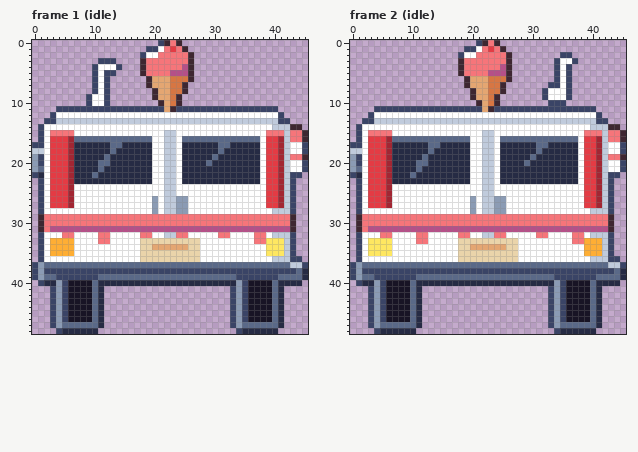
Two states of a pixel-art file, art/depths/ice-cream-truck@81.aseprite. Above, as it was before the edit.
46x49 pixels, 6 frames. Shown: frame 1 (idle), frame 2 (idle). The commit also changed other frames, which this record leaves out.
The same view after the edit:
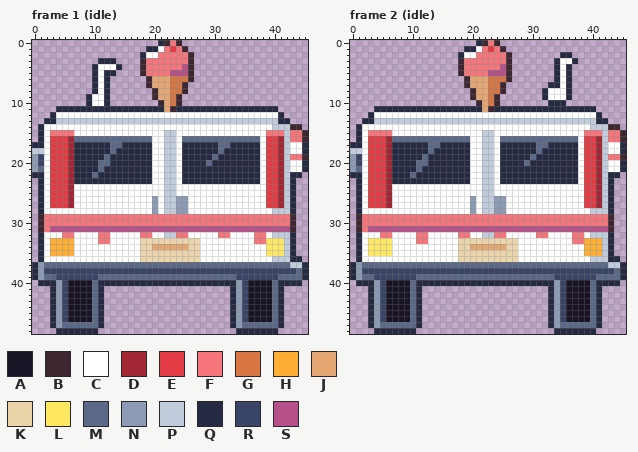
Palette (. is transparent): A #181425  B #3e2731  C #ffffff  D #a22633  E #e43b44  F #f6757a  G #d77643  H #feae34  J #e4a672  K #ead4aa  L #fee761  M #5a6988  N #8b9bb4  P #c0cbdc  Q #262b44  R #3a4466  S #b55088
The edit:
Frame 1 (idle):
Colour R gives way to colour Q in row 0 at x 21; in row 1 at x 19 to 20; in row 2 at x 18; in row 3 at x 11 to 13; in row 4 at x 10 and 14; in row 5 at x 10 and 12 to 13.
Colour R gives way to colour Q in rows 6 to 8 at x 10 and 12; in rows 9 to 10 at x 9 and 12; in row 11 at x 4 to 21 and 24 to 40; in row 12 at x 3 and 41; in row 13 at x 2 to 3 and 41 to 42; in rows 14 to 16 at x 1.
Colour R gives way to colour Q in row 17 at x 0 to 1 and 45; in row 18 at x 45; in rows 20 to 21 at x 45; in row 22 at x 0 and 43 to 44; in rows 23 to 28 at x 1 and 43; in rows 32 to 35 at x 1 and 43.
Colour R gives way to colour Q in row 36 at x 1 and 43 to 44; in row 37 at x 0 and 45; in rows 38 to 39 at x 0; in row 40 at x 1; in rows 41 to 47 at x 3 and 33; in row 48 at x 4 and 34.
Frame 2 (idle):
Colour R gives way to colour Q in row 0 at x 21; in row 1 at x 19 to 20; in row 2 at x 18 and 35 to 36; in row 3 at x 34 and 37; in rows 4 to 6 at x 34 and 36; in row 7 at x 33 to 34 and 36.
Colour R gives way to colour Q in rows 8 to 9 at x 32 and 36; in row 10 at x 33 to 35; in row 11 at x 4 to 21 and 24 to 40; in row 12 at x 3 and 41; in row 13 at x 2 to 3 and 41 to 42; in rows 14 to 16 at x 1.
Colour R gives way to colour Q in row 17 at x 0 to 1 and 45; in row 18 at x 45; in rows 20 to 21 at x 45; in row 22 at x 0 and 43 to 44; in rows 23 to 28 at x 1 and 43; in rows 32 to 35 at x 1 and 43.
Colour R gives way to colour Q in row 36 at x 1 and 43 to 44; in row 37 at x 0 and 45; in rows 38 to 39 at x 0; in row 40 at x 1; in rows 41 to 47 at x 3 and 33; in row 48 at x 4 and 34.
Boxes around the changes in both pictures, in picture pixels (x1, y1, x2, y2):
changed: (140, 40, 164, 58)
changed: (32, 58, 308, 334)
changed: (350, 40, 626, 334)
